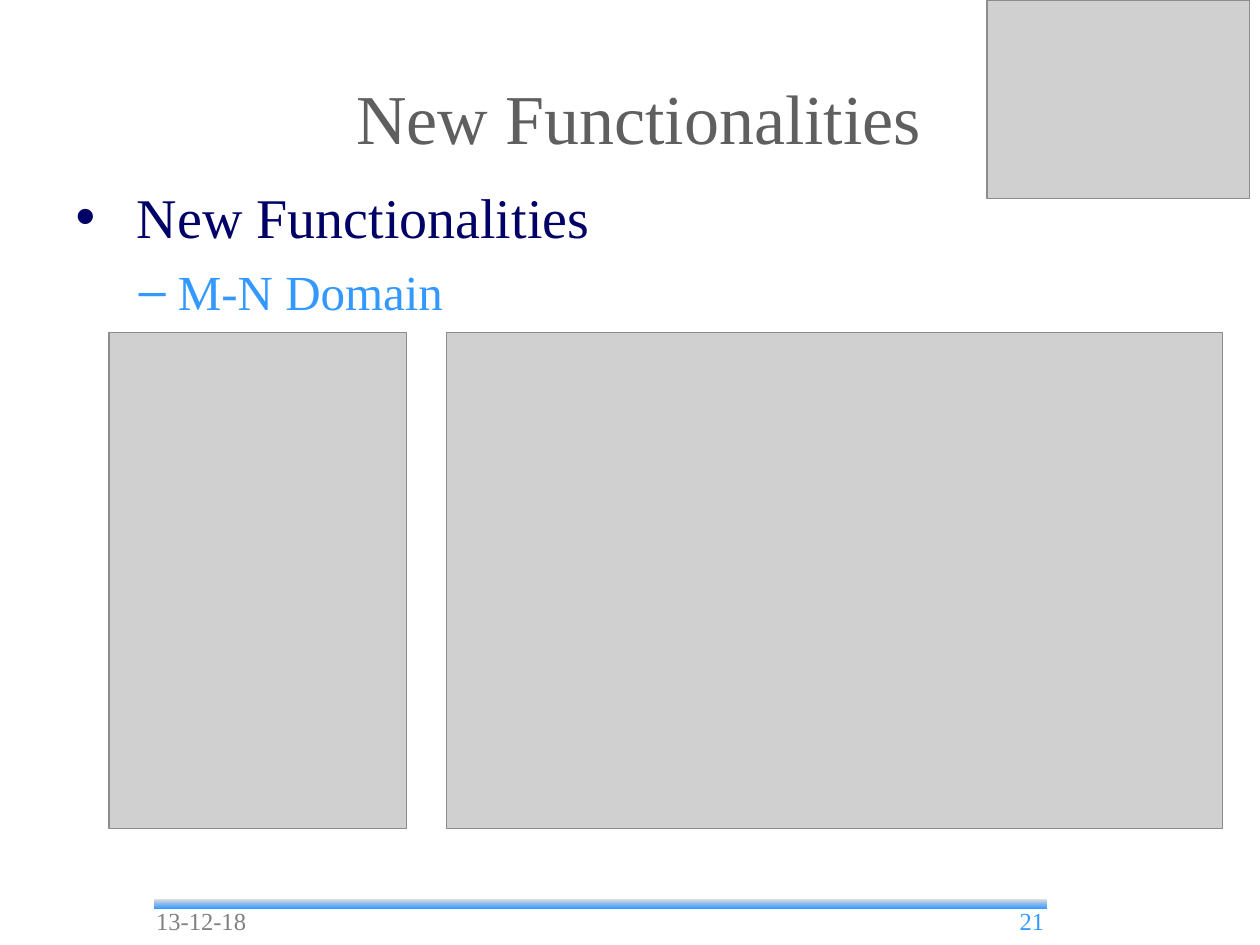
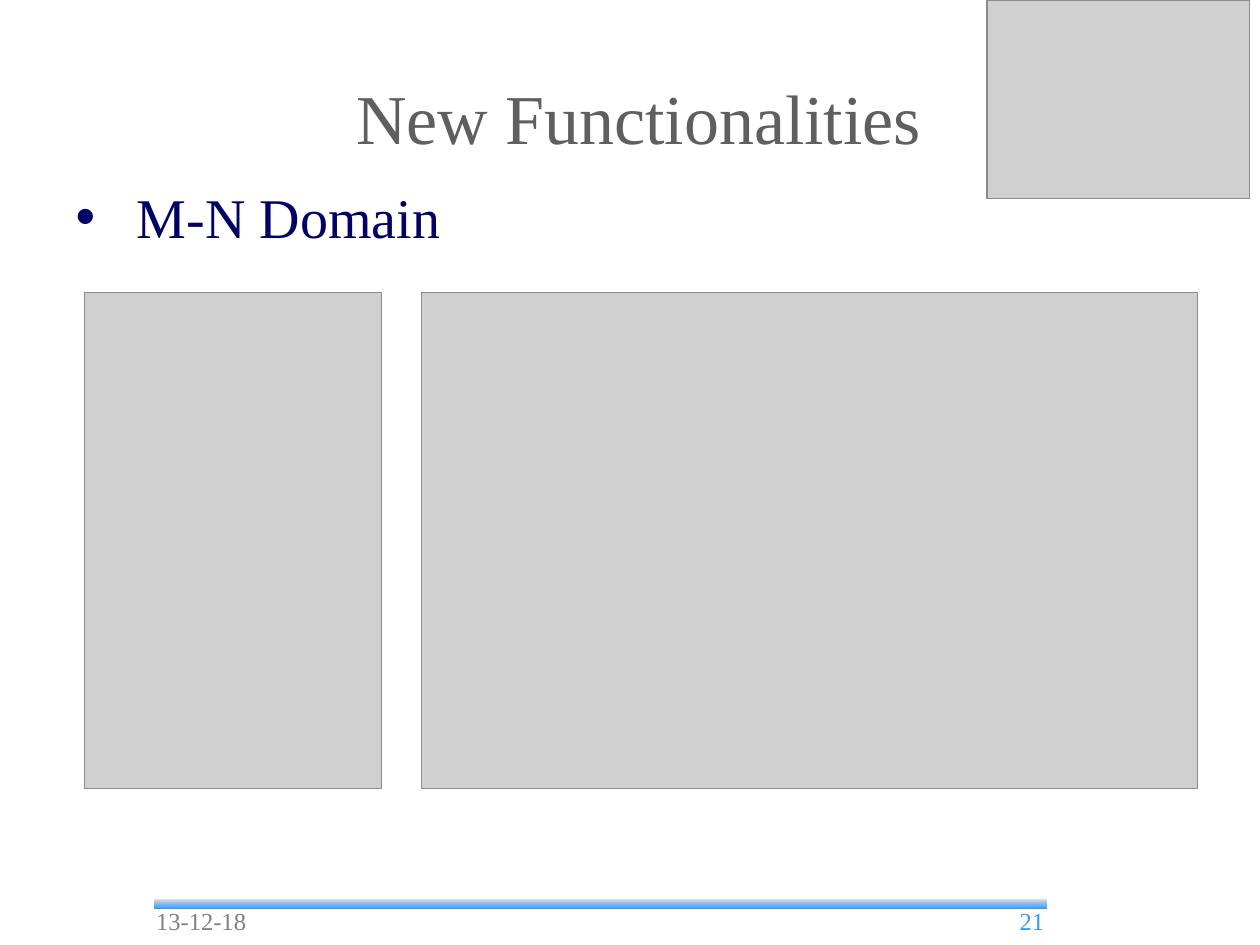
Before and after one commit to andrea-bottoli/DSD, a slide deck: slide 21 of Documentation/Presentations/Beta_Prototype.odp. Drawn at 1260x945 pixels with LibreOffice and Linux fonts; fonts in the diff are those of the drawing; grey boxes stand for pictures; background and template pictures are left out. Boxes give left, top, right and bottom in pixels: in the first picture for what was removed or moved away, otherwise in the second. Text is boxed around its words. In the diff, an @@ line names an element or a change of style, - is before the commit and + after.

```diff
--- a/Documentation/Presentations/Beta_Prototype.odp
+++ b/Documentation/Presentations/Beta_Prototype.odp
@@ text "M-N Domain" at <box>137,201,440,239</box>: size 28 to 32 pt, text colour #3399FF to #000066; bullet – to •; list level 2 to 1 in "M-N Domain"; bullet colour #3399FF to #000066 @@
@@ text at <box>137,199,590,239</box>: paragraph removed @@
-• New Functionalities
@@ picture: place and size @@
-picture at <box>110,333,407,829</box>
+picture at <box>84,292,382,789</box>
@@ picture: place and size @@
-picture at <box>446,333,1222,829</box>
+picture at <box>422,292,1198,789</box>
```
Also in this commit, not shown: 13 other slides changed, 1 other file.
